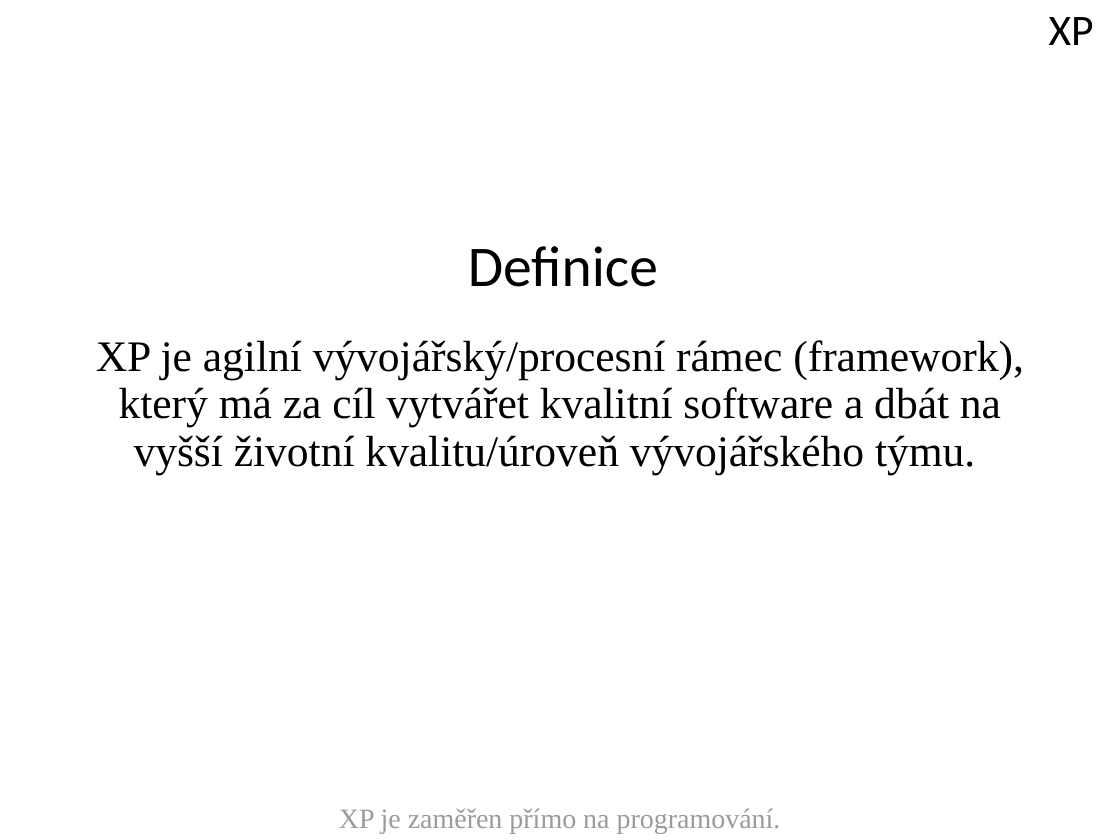
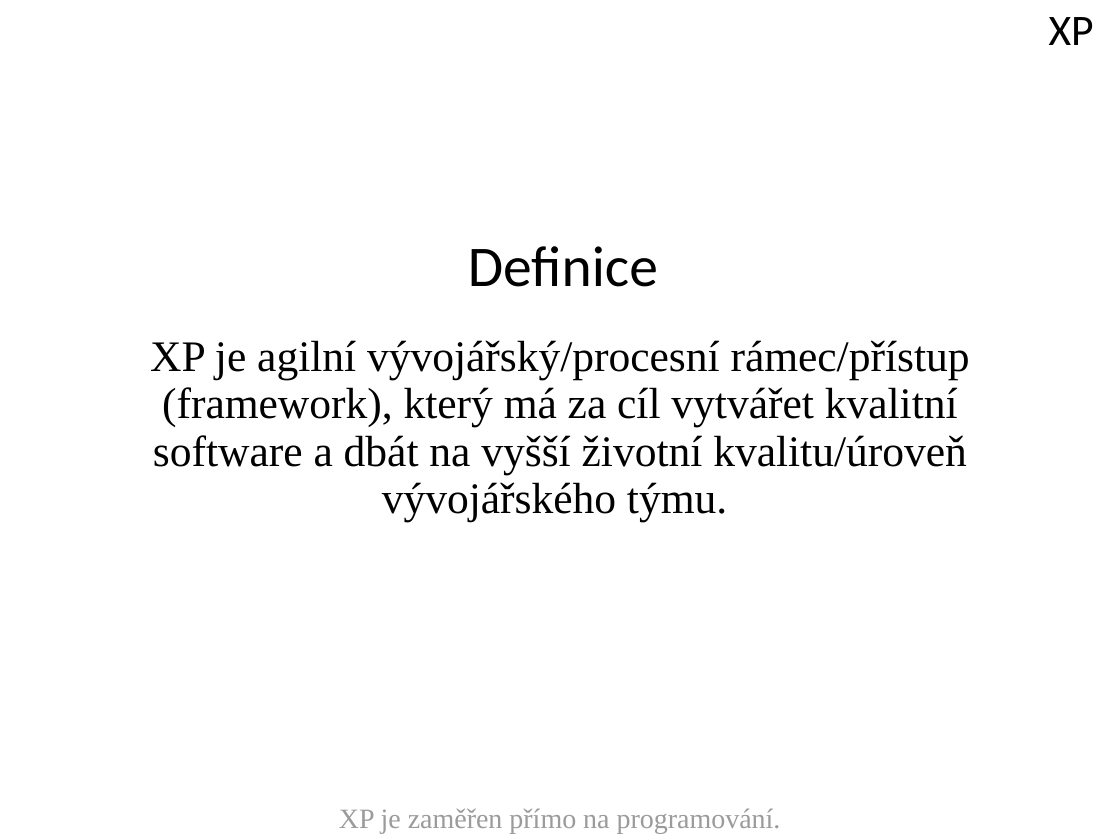
Before and after one commit to ZiipSi/tpr, a slide deck: slide 5 of source/files/prezentace_sem.pptx. Drawn at 1120x840 pixels with LibreOffice and Linux fonts; fonts in the diff are those of the drawing; background and template pictures are left out. Boxes give left, top, right and bottom in pixels: in the first picture for what was removed or moved away, otherwise in the second. Text is boxed around its words. In the diff, an @@ line names an element or a change of style, - is before the commit and + after.

Commit message:
změna rámec

```diff
--- a/source/files/prezentace_sem.pptx
+++ b/source/files/prezentace_sem.pptx
@@ text at [150,340,970,521]: text changed @@
-XP je agilní vývojářský/procesní rámec (framework), který má za cíl vytvářet kvalitní software a dbát na vyšší životní kvalitu/úroveň vývojářského týmu.
+XP je agilní vývojářský/procesní rámec/přístup (framework), který má za cíl vytvářet kvalitní software a dbát na vyšší životní kvalitu/úroveň vývojářského týmu.
```
Also in this commit, not shown: 1 other file.
